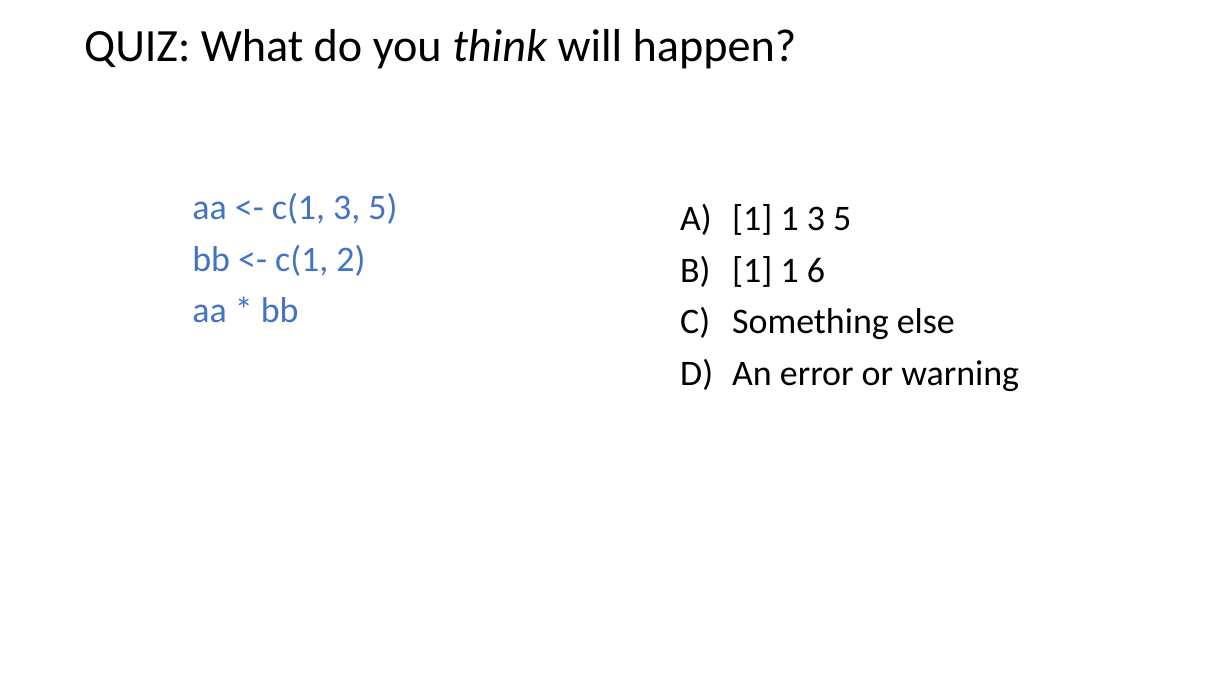
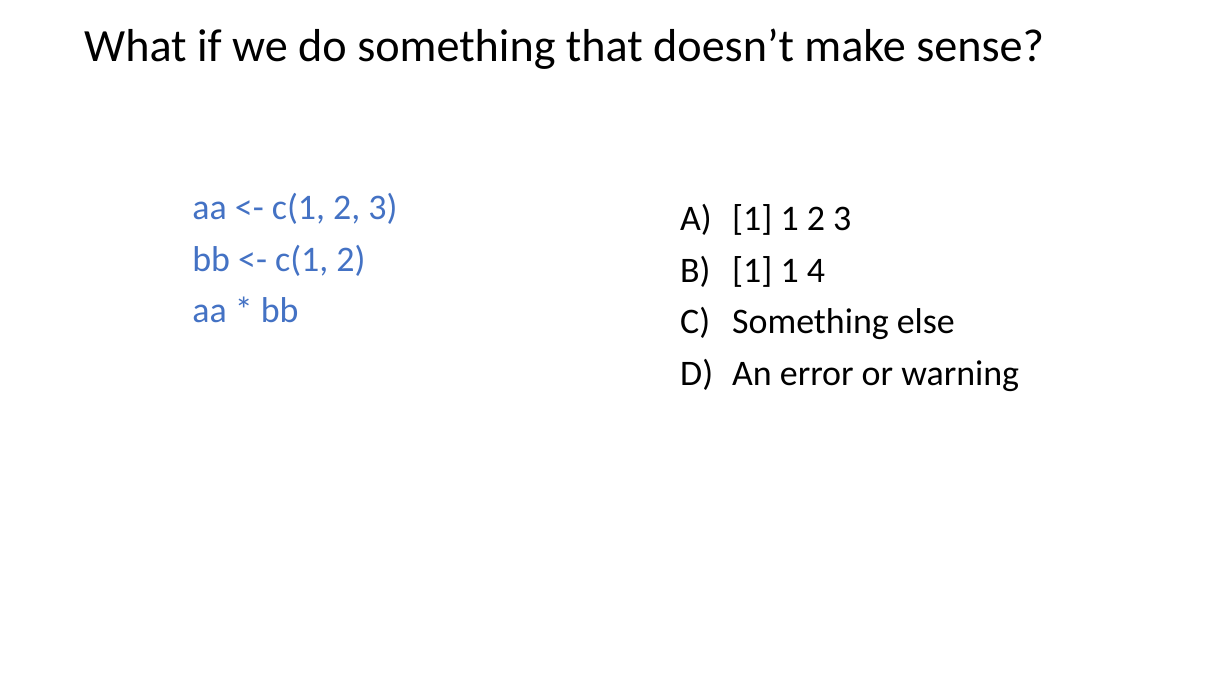
Before and after one commit to justinpriest/ADFG_R_Intro_Workshop, a slide deck: slide 20 of presentations/3 - Programming Basics 1 - Poke the Box.pptx. Drawn at 1232x693 pixels with LibreOffice and Linux fonts; fonts in the diff are those of the drawing. Boxes give left, top, right and bottom in pixels: in the first picture for what was removed or moved away, otherwise in the second. Text is boxed around its words. In the diff, an @@ line names an element or a change of style, - is before the commit and + after.

```diff
--- a/presentations/3 - Programming Basics 1 - Poke the Box.pptx
+++ b/presentations/3 - Programming Basics 1 - Poke the Box.pptx
@@ title at bbox=[84, 28, 1044, 69]: text changed @@
-QUIZ: What do you think will happen?
+What if we do something that doesn’t make sense?
@@ text at bbox=[192, 193, 397, 224]: text changed @@
-aa <- c(1, 3, 5)
+aa <- c(1, 2, 3)
@@ text at bbox=[732, 204, 851, 287]: text changed @@
-A) [1] 1 3 5
-B) [1] 1 6
+A) [1] 1 2 3
+B) [1] 1 4
```
Also in this commit, not shown: 9 other slides changed, 2 slides added, 4 other files.
